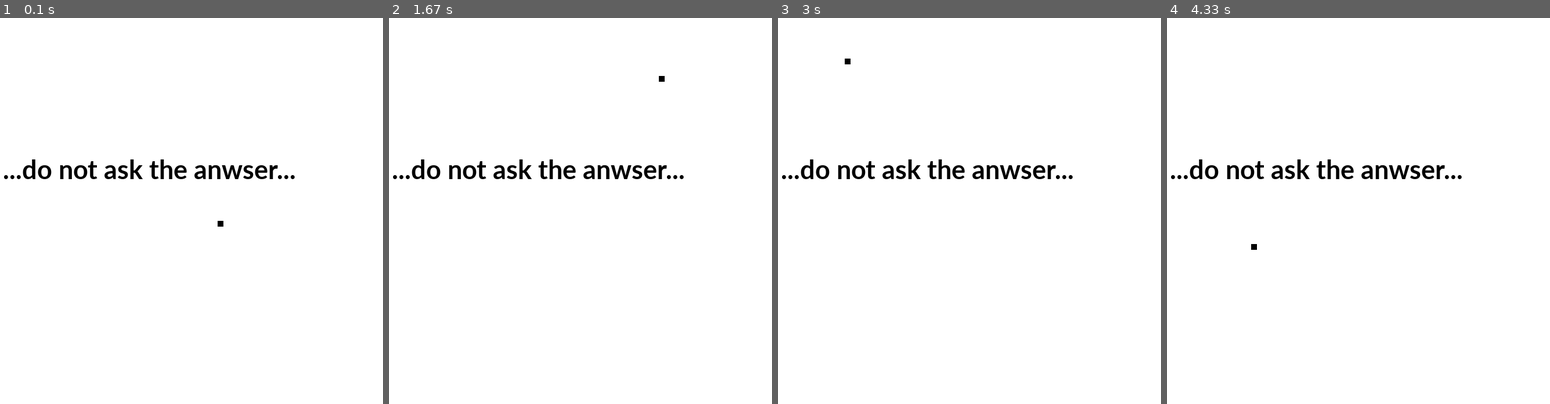
Above: before the commit, frames 1-4 (left to right).
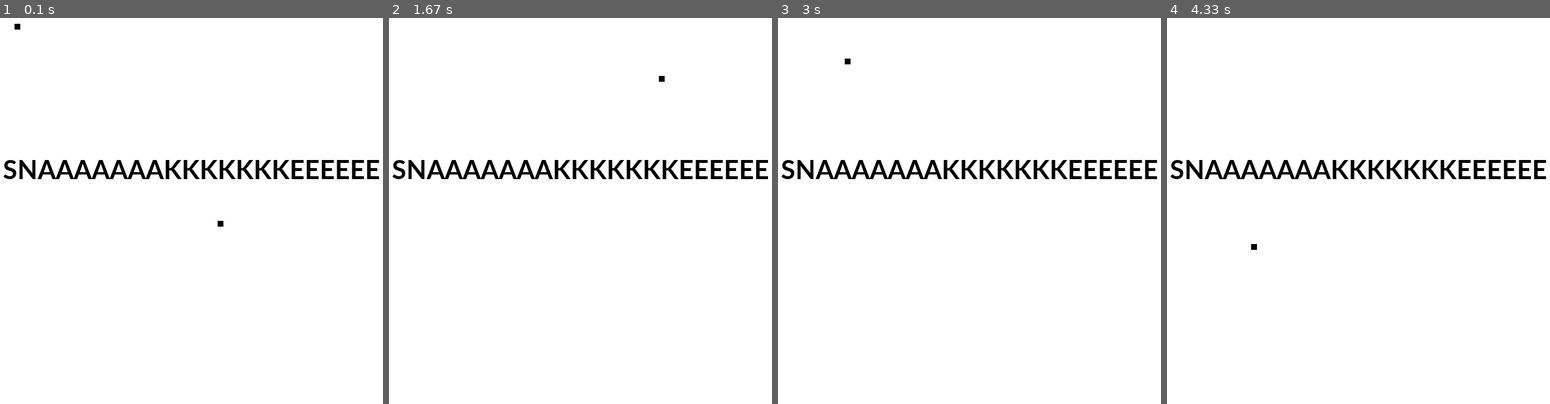
Above: after the commit, the same moments.

Repository: Nat1405/pythonic-pygames
Game: pygame game, started from firstgame.py
Same seed, same stepped clock (60 frames per second), same inputs: the game is played once before the commit and once after it. The source is Python 2; it was converted automatically to run under Python 3.
Inputs:
- Up to frame 1 (0.1 s): no input
- Up to frame 2 (1.67 s): hold Right 0.33-0.8 s; hold Up 0.83-1.13 s; hold Right 1.17-1.63 s
- Up to frame 3 (3 s): hold Left 1.67-2.2 s; hold Down 2.23-2.53 s; hold Left 2.57-2.97 s
- Up to frame 4 (4.33 s): hold Up 3-3.37 s; hold Right 3.4-4.03 s; hold Down from 4.07 s (still down)

The runs differ from the first frame. In frame 1, 2.6% of the frame differs, in the area x 0-100%, y 1-42%; in frame 2, 2.6%; in frame 3, 2.6%; in frame 4, 2.6%.

Commit message:
Added a box_2 object as a python class in a seperate module. ToDo: need to implement boundary conditions in class objects and y_pos controls.

Diff:
--- a/firstgame.py
+++ b/firstgame.py
@@ -1,5 +1,9 @@
 import pygame
 import math
+
+#Import my classes for the game
+import mymodule
+
 pygame.init()
 
 #Define some colors to use in our game
@@ -44,6 +48,11 @@
 y_velocity = 0
 y_velocity_increment = 5
 y_direction_movement = 1
+
+#Create new box objects
+box_2 = mymodule.Box(10,10,screen)
+
+
 
 # ------------ Main Program Loop -----------
 while not done:
@@ -94,13 +103,18 @@
 
 	#draw some text
 	font = pygame.font.SysFont('Calibri', 50, True, False)
-	text = font.render("...do not ask the anwser...", True, BLACK)
+	text = font.render(mymodule.game_title, True, BLACK)
 	screen.blit(text, [40, int((1.0/3)*(y_window_size))])
 
 	#draw a rectangular grid
 	for i in range(size_grid):
 		for k in range(size_grid):
 			pygame.draw.rect(screen, BLACK, (x_pos,y_pos,10,10))
+
+	#Update the instance variables of the box_2 object
+
+	box_2.draw(size_grid)
+	box_2.move(x_velocity)
 
 	# --- Go ahead and update the screen with what we've drawn.
 	pygame.display.flip()
--- /dev/null
+++ b/mymodule.py
@@ -0,0 +1,26 @@
+# This is a simple box object to move around the screen.
+
+import pygame
+game_title = "SNAAAAAAAKKKKKKKEEEEEE"
+
+class Box(object):
+
+    def __init__(self, x, y, screen):
+        self.x_pos = x
+        self.y_pos = y
+        self.screen = screen
+        self.BLACK = ( 0, 0, 0)
+        self.WHITE = ( 255, 255, 255)
+        self.GREEN = ( 0, 255, 0)
+        self.RED =   ( 255, 0, 0)
+        self.BLUE =  (0, 0, 255)
+
+    #Method to draw object
+    def draw(self,size_grid):
+        for i in range(size_grid):
+    		for k in range(size_grid):
+    			pygame.draw.rect(self.screen, self.BLACK, (self.x_pos,self.y_pos,10,10))
+
+    #Method to move object around
+    def move(self, x_velocity):
+        self.x_pos += x_velocity
Not shown, added: mymodule.pyc
